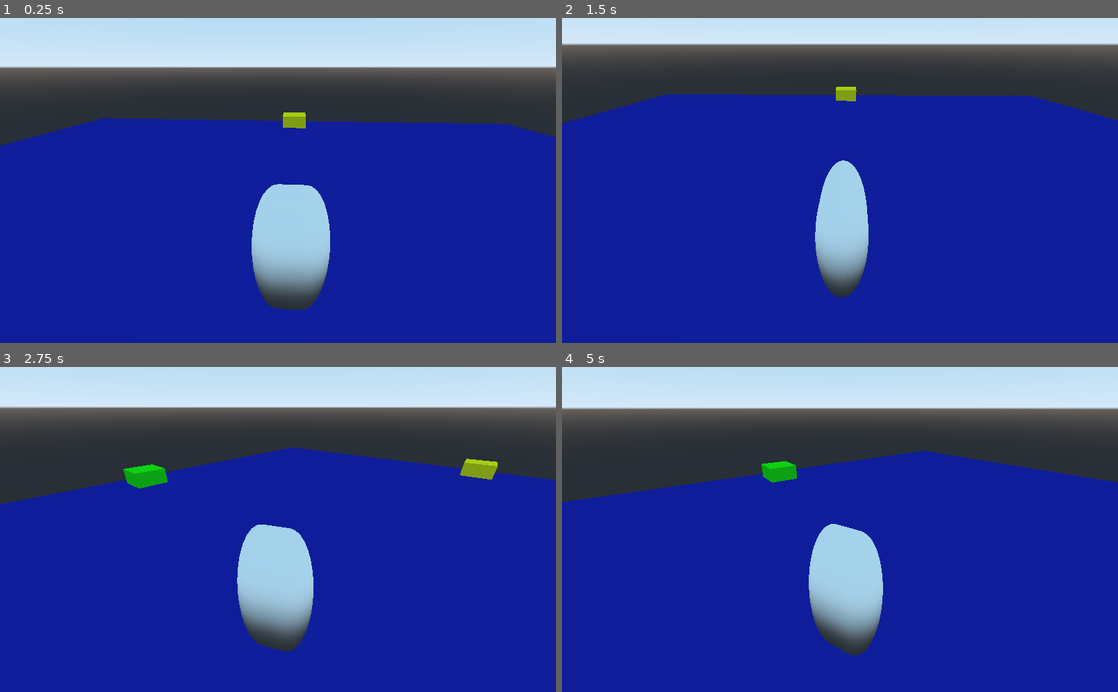
Above: before the commit, frames 1-4 (two rows, left to right).
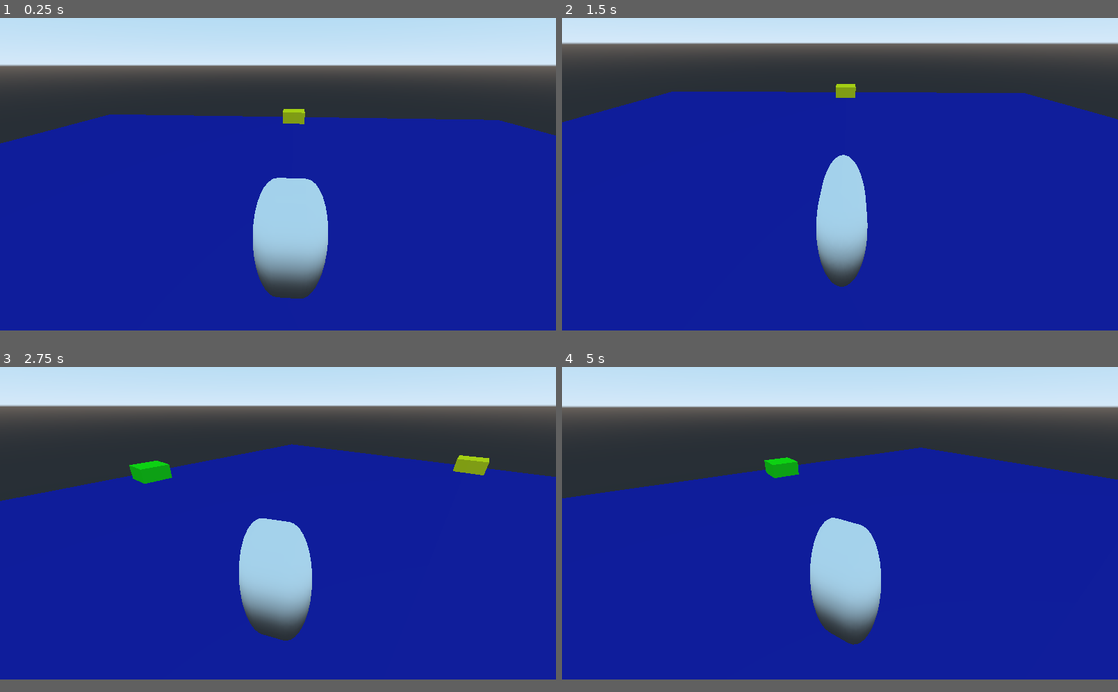
Above: after the commit, the same moments.

Repository: CoffeeStraw/Toutatis-Battle-System---DEMO
Game: Godot game, scene res://level/level.tscn
The game is run twice, just before and just after one commit, with the same random seed, the same clock (stepped at 60 frames per second) and the same inputs.
Inputs (mouse positions are in pixels of both pictures, inside the frame that each line leads up to):
- Up to frame 1 (0.25 s): no input
- Up to frame 2 (1.5 s): move the mouse to (962, 164) at 0.52 s; hold S (move_bw) 0.53-1.25 s; click (962, 164) at 0.67 s; drag from (728, 196) to (812, 245) at 1.27 s
- Up to frame 3 (2.75 s): move the mouse to (333, 458) at 2.02 s; hold A (move_l) from 2.03 s (still down); click (333, 458) at 2.17 s
- Up to frame 4 (5 s): release A (move_l) at 2.75 s; drag from (812, 594) to (673, 480) at 2.77 s; move the mouse to (1006, 578) at 3.52 s; tap Shift (move_run) at 3.6 s; click (1006, 578) at 3.67 s; drag from (673, 480) to (756, 448) at 4.27 s
The window is 800x468 before the commit and 800x450 after it. Grey fills any space a smaller window leaves; there, only what the larger window draws over its background counts as a difference.

The runs differ from the first frame. In frame 1, 4.2% of the frame differs, in the area x 0-100%, y 14-90%; in frame 2, 2.8%; in frame 3, 4.2%; in frame 4, 4.0%.

Commit message:
Implemented percentual damage related to viewport_size, updated resolution of project to 1280x720, updated readme

Diff:
--- a/characters/player/player.gd
+++ b/characters/player/player.gd
@@ -27,7 +27,6 @@
 		speed = 6
 
 func _physics_process(delta):
-
 	# PLAYER MOVEMENT
 	var dir = Vector3()
 	var cam_xform = _camera.get_global_transform()
@@ -67,6 +66,11 @@
 		_character.set_rotation(char_rot)
 
 func _on_SwipeDetector_swiped(gesture):
+	# Calculating power (used for later calculations of speed and damage)
+	var power = gesture.first_point().distance_to( gesture.last_point() )
+	var max_power = Vector2(0.0, 0.0).distance_to( get_viewport().size )
+	power /= max_power / 100
+
 	print("Type of attack: " + str( gesture.get_direction() ) )
-	print("Attack length: " + str( gesture.get_distance() ) )
-	print()
+	print("Attack power: " + str( power ) + " / 100.0" )
+	print(" ")
--- a/characters/player/player.tscn
+++ b/characters/player/player.tscn
@@ -22,7 +22,6 @@
 shape = SubResource( 2 )
 
 [node name="Target" type="Spatial" parent="."]
-editor/display_folded = true
 transform = Transform( 1, 0, 0, 0, 1, 0, 0, 0, 1, 0, 2.78675, 0 )
 
 [node name="Camera" type="Camera" parent="Target"]
--- a/project.godot
+++ b/project.godot
@@ -21,6 +21,8 @@
 
 [display]
 
+window/size/width=1280
+window/size/height=720
 mouse_cursor/custom_image="res://assets/Cursor.png"
 
 [editor_plugins]
Not shown, changed: readme.md
